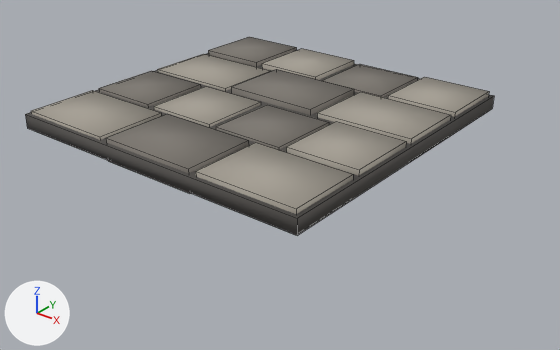
The Blender file assets_src/construcoes/piso_pedra.blend, before and after one commit.
Both versions are drawn from a 50 mm lens placed at (5.61, -8.76, 5.4), pointed at (-0.3, -1.37, 0.82). The lights are fixed; the arrows at lower left show +X, +Y and +Z. The older version comes first. Mesh edges are drawn as thin lines. Objects named as collision shapes, trigger or cutter boxes, shadow casters or lower levels of detail are left out.

The first picture shows 'piso_pedra'.
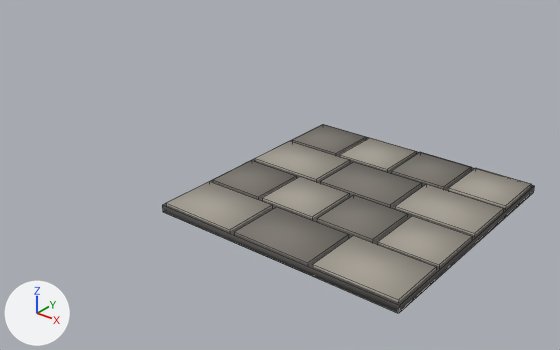
What changed in the scene script:
```text
Change me_piso_pedra:
    used by ob_piso_pedra; location = (0.0, 0.0, 2.0)
    remove me_piso_pedra.from_pydata(...)  # 120 vertices, 90 faces; spans x -2.0..2.0, y -4.0..0.0, z -0.15..0.16
    add me_piso_pedra.from_pydata(...)  # 120 vertices, 90 faces; spans x -2.0..2.0, y -2.0..2.0, z -0.1..0.1
    me_piso_pedra part 1: the loose piece of 8 vertices spanning x -2.0..2.0, y -4.0..0.0, z -0.09..0.09 is scaled about its middle by (1, 1, 0.682), then moved by (0.0, 2.0, 0.0)
    me_piso_pedra part 2: the loose piece of 8 vertices spanning x -1.95..-0.72, y -3.95..-3.05, z -0.12..0.13 is scaled about its middle by (1.02, 1.02, 0.714), then moved by (0.0, 2.0, 0.0)
    me_piso_pedra part 3: the loose piece of 8 vertices spanning x -0.62..0.62, y -3.95..-3.05, z -0.13..0.14 is scaled about its middle by (1.02, 1.02, 0.623), then moved by (0.0, 2.0, 0.0)
    me_piso_pedra part 4: the loose piece of 8 vertices spanning x 0.72..1.95, y -3.95..-3.05, z -0.12..0.14 is scaled about its middle by (1.02, 1.02, 0.713), then moved by (0.0, 2.0, -0.01)
    me_piso_pedra part 5: the loose piece of 8 vertices spanning x -1.95..-1.05, y -2.95..-2.05, z -0.1..0.13 is scaled about its middle by (1.02, 1.02, 0.742), then moved by (0.0, 2.0, -0.02)
    me_piso_pedra part 6: the loose piece of 8 vertices spanning x -0.95..-0.05, y -2.95..-2.05, z -0.1..0.12 is scaled about its middle by (1.02, 1.02, 0.822), then moved by (0.0, 2.0, -0.01)
    me_piso_pedra part 7: the loose piece of 8 vertices spanning x 0.05..0.95, y -2.95..-2.05, z -0.11..0.12 is scaled about its middle by (1.02, 1.02, 0.785), then moved by (0.0, 2.0, 0.0)
    me_piso_pedra part 8: the loose piece of 8 vertices spanning x 1.05..1.95, y -2.95..-2.05, z -0.1..0.15 is scaled about its middle by (1.02, 1.02, 0.654), then moved by (0.0, 2.0, -0.02)
    me_piso_pedra part 9: the loose piece of 8 vertices spanning x -1.95..-0.72, y -1.95..-1.05, z -0.11..0.12 is scaled about its middle by (1.02, 1.02, 0.793), then moved by (0.0, 2.0, -0.01)
    me_piso_pedra part 10: the loose piece of 8 vertices spanning x -0.62..0.62, y -1.95..-1.05, z -0.11..0.16 is scaled about its middle by (1.02, 1.02, 0.612), then moved by (0.0, 2.0, -0.03)
    me_piso_pedra part 11: the loose piece of 8 vertices spanning x 0.72..1.95, y -1.95..-1.05, z -0.12..0.14 is scaled about its middle by (1.02, 1.02, 0.675), then moved by (0.0, 2.0, -0.01)
    me_piso_pedra part 12: the loose piece of 8 vertices spanning x -1.95..-1.05, y -0.95..-0.05, z -0.15..0.15 is scaled about its middle by (1.02, 1.02, 0.559), then moved by (0.0, 2.0, 0.0)
    me_piso_pedra part 13: the loose piece of 8 vertices spanning x -0.95..-0.05, y -0.95..-0.05, z -0.14..0.15 is scaled about its middle by (1.02, 1.02, 0.579), then moved by (0.0, 2.0, -0.01)
    me_piso_pedra part 14: the loose piece of 8 vertices spanning x 0.05..0.95, y -0.95..-0.05, z -0.11..0.12 is scaled about its middle by (1.02, 1.02, 0.774), then moved by (0.0, 2.0, 0.0)
    me_piso_pedra part 15: the loose piece of 8 vertices spanning x 1.05..1.95, y -0.95..-0.05, z -0.1..0.15 is scaled about its middle by (1.02, 1.02, 0.792), then moved by (0.0, 2.0, -0.02)
Change ob_piso_pedra:
    ob_piso_pedra.location: (0.0, 0.0, 2.0) -> (0.0, 0.0, 0.0)
```

Location of each change, [x1, y1, x2, y2] in pixels of the pictures (560 x 350 px; the box of a moved part takes in the faces that stretch with it):
'piso_pedra', reshaped, moved (21% narrower): before [25, 37, 494, 235]; after [162, 124, 534, 313]
part 1 of me_piso_pedra, moved or reshaped: before [25, 53, 494, 235]; after [162, 132, 534, 313]
part 2 of me_piso_pedra, moved or reshaped: before [31, 90, 161, 140]; after [166, 181, 272, 231]
part 3 of me_piso_pedra, moved or reshaped: before [106, 114, 249, 193]; after [234, 207, 348, 264]
part 4 of me_piso_pedra, moved or reshaped: before [196, 142, 353, 214]; after [313, 235, 436, 313]
part 5 of me_piso_pedra, moved or reshaped: before [99, 71, 201, 107]; after [213, 160, 296, 198]
part 6 of me_piso_pedra, moved or reshaped: before [154, 86, 261, 127]; after [262, 177, 349, 218]
part 7 of me_piso_pedra, moved or reshaped: before [216, 105, 329, 150]; after [317, 195, 408, 241]
part 8 of me_piso_pedra, moved or reshaped: before [286, 121, 406, 176]; after [378, 216, 472, 266]
part 9 of me_piso_pedra, moved or reshaped: before [157, 54, 270, 91]; after [255, 141, 350, 181]
part 10 of me_piso_pedra, moved or reshaped: before [231, 69, 354, 115]; after [320, 162, 422, 206]
part 11 of me_piso_pedra, moved or reshaped: before [317, 92, 451, 144]; after [395, 184, 504, 235]
part 12 of me_piso_pedra, moved or reshaped: before [208, 37, 296, 66]; after [292, 124, 366, 155]
part 13 of me_piso_pedra, moved or reshaped: before [262, 49, 354, 80]; after [340, 138, 416, 171]
part 14 of me_piso_pedra, moved or reshaped: before [322, 64, 418, 97]; after [392, 152, 471, 189]
part 15 of me_piso_pedra, moved or reshaped: before [388, 77, 489, 117]; after [448, 168, 531, 208]
